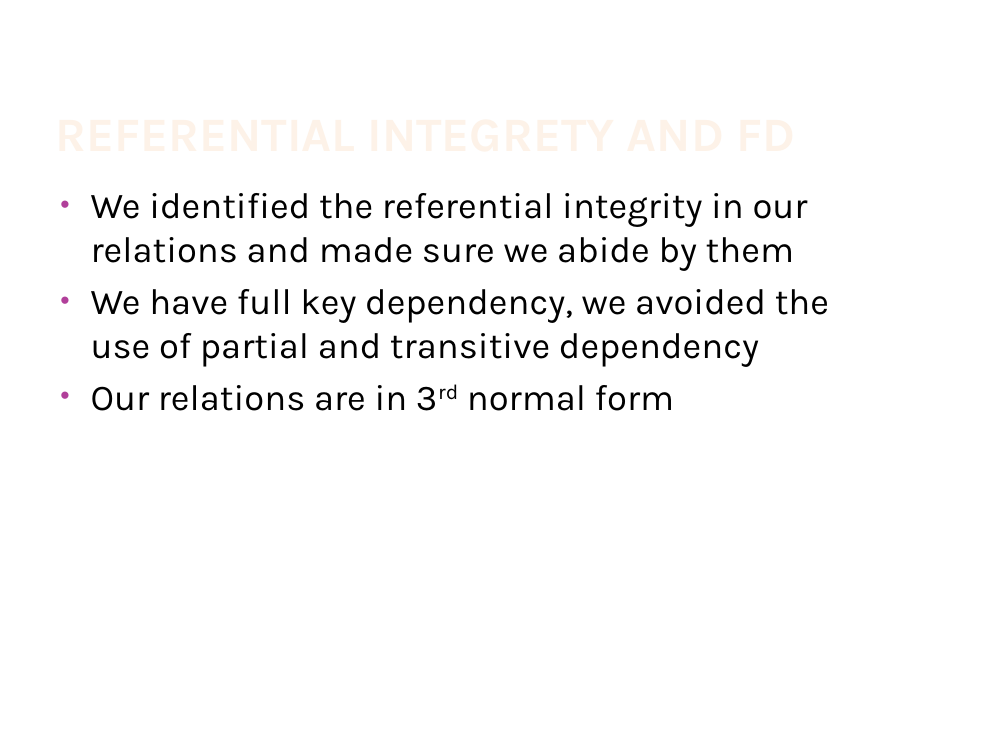
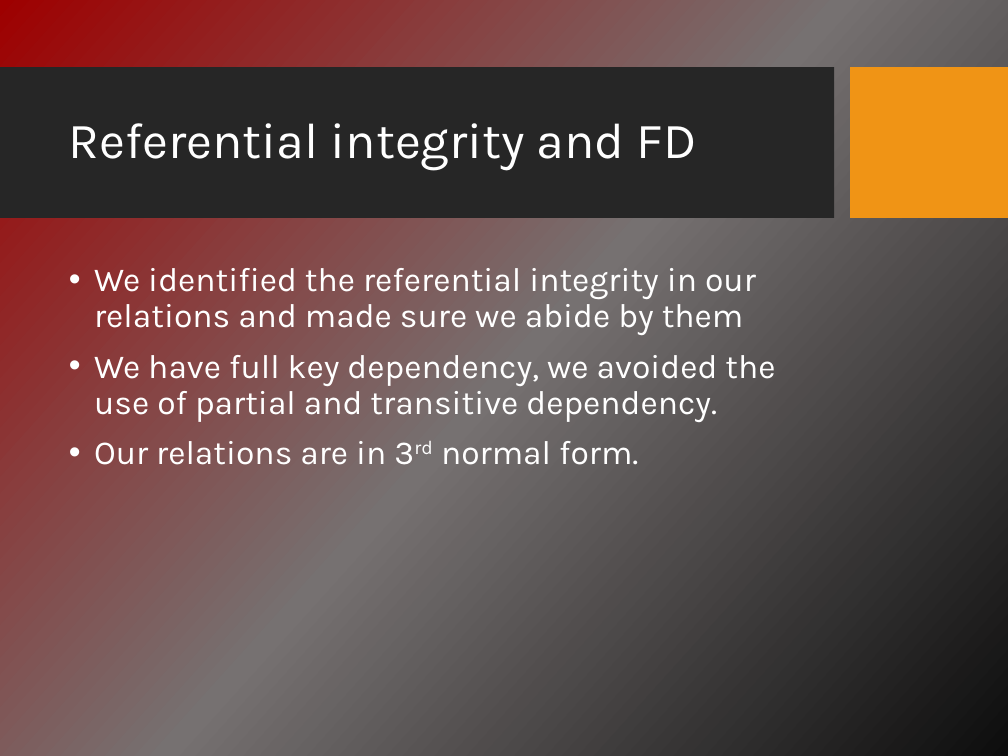
Before and after one commit to asmaalbarakati/Dayesda, a slide deck: slide 11 of Presentation.pptx (slide 12 before the commit). Drawn at 1008x756 pixels with LibreOffice and Linux fonts; fonts in the diff are those of the drawing; background and template pictures are left out. Boxes give left, top, right and bottom in pixels: in the first picture for what was removed or moved away, otherwise in the second. Text is boxed around its words. In the diff, an @@ line names an element or a change of style, - is before the commit and + after.

```diff
--- a/Presentation.pptx
+++ b/Presentation.pptx
@@ background #FFFFFF to picture (left out) @@
@@ rectangle added at (x1=0, y1=68, x2=835, y2=219), fill #262626 @@
@@ title "Referential integrity and FD" at (x1=69, y1=123, x2=697, y2=171): vertical alignment bottom to middle @@
@@ rectangle added at (x1=850, y1=68, x2=1008, y2=219), fill #F09415 @@
@@ title at (x1=69, y1=123, x2=697, y2=171): text changed; size 34.2 to 36 pt; text colour gradient #FEF7F1 to #FEF3E8 to #FBCF9C to #F9B94C to #FFFFFF; bold off @@
-REFERENTIAL INTEGRETY AND FD
+Referential integrity and FD
@@ text "We identified the referential integrity ..." moved from (x1=91, y1=193, x2=829, y2=411) to (x1=94, y1=268, x2=775, y2=465) @@
@@ text at (x1=94, y1=268, x2=756, y2=335): size 26 to 24 pt, text colour #000000 to #FFFFFF in "We identified the referential integrity in our ..."; indent changed; line spacing 1 to 0.9; more space between paragraphs @@
@@ text at (x1=94, y1=355, x2=775, y2=465): text changed; size 26 to 24 pt; text colour #000000 to #FFFFFF @@
-• We have full key dependency, we avoided the use of partial and transitive dependency
-• Our relations are in 3rd normal form
+• We have full key dependency, we avoided the use of partial and transitive dependency.
+• Our relations are in 3rd normal form.
```
Also in this commit, not shown: 20 other slides changed, 2 slides added, 2 slides removed, 1 other file.
